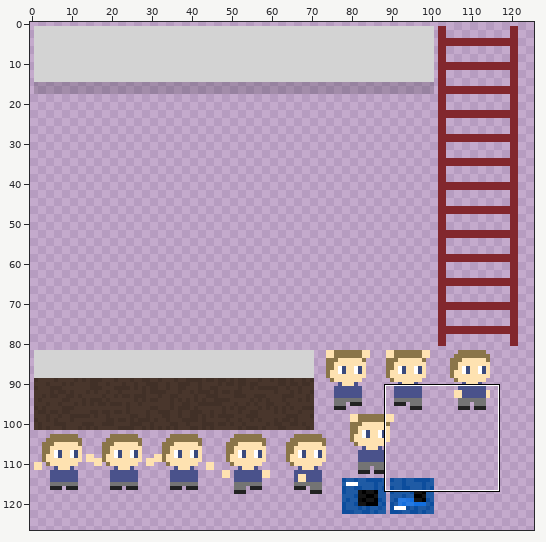
One commit to this sprite sheet: build/assets/sprites.png. Above: a wide view before the commit, with the close-up outlined.
Close-up. First the earlier version:
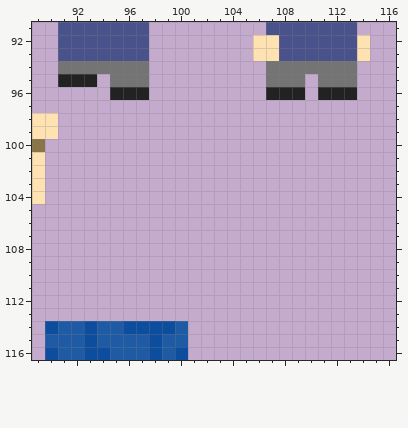
The file is 256x256 pixels, drawn in blocks of 2x2; one block is one cell here. Colours within 5 levels of each other are drawn and written as one. Shown: x 89..116, y 91..116. The wide view leaves out empty margins.
And afterwards:
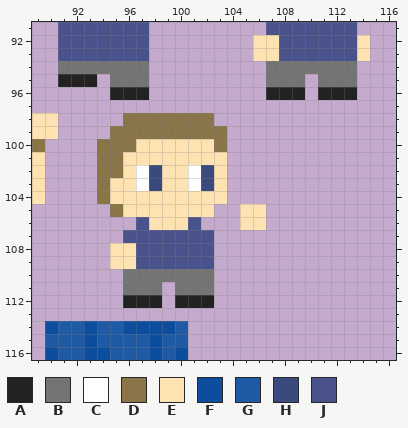
Palette (. is transparent): A #222222  B #747474  C #ffffff  D #8a7549  E #fee2b1  F #0c4d9d  G #1f5ba5  H #3a4a7d  J #4a528b
From old to new:
{"y":98,"x":96,"old":".......","new":"DDDDDDD"}
{"y":99,"x":95,"old":".........","new":"DDDDDDDDD"}
{"y":100,"x":94,"old":"..........","new":"DDDEEEEEED"}
{"y":101,"x":94,"old":"..........","new":"DDEEEEEEEE"}
{"y":102,"x":94,"old":"..........","new":"DDECHEECHE"}
{"y":103,"x":94,"old":"..........","new":"DEECHEECHE"}
{"y":104,"x":94,"old":"..........","new":"DEEEEEEEEE"}
{"y":105,"x":95,"old":"........","new":"DEEEEEEE"}
{"y":105,"x":105,"old":"..","new":"EE"}
{"y":106,"x":97,"old":".....","new":"JEEEJ"}
{"y":106,"x":105,"old":"..","new":"EE"}
{"y":107,"x":96,"old":".......","new":"JJJJJJJ"}
{"y":108,"x":95,"old":"........","new":"EEJJJJJJ"}
{"y":109,"x":95,"old":"........","new":"EEJJJJJJ"}
{"y":110,"x":96,"old":".......","new":"BBBBBBB"}
{"y":111,"x":96,"old":"...","new":"BBB"}
{"y":111,"x":100,"old":"...","new":"BBB"}
{"y":112,"x":96,"old":"...","new":"AAA"}
{"y":112,"x":100,"old":"...","new":"AAA"}
{"label":"added","picture_box":[97,113,266,308]}
